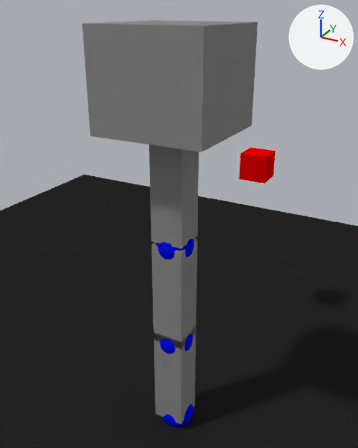
The Blender file blender/manipulator.blend, before and after one commit.
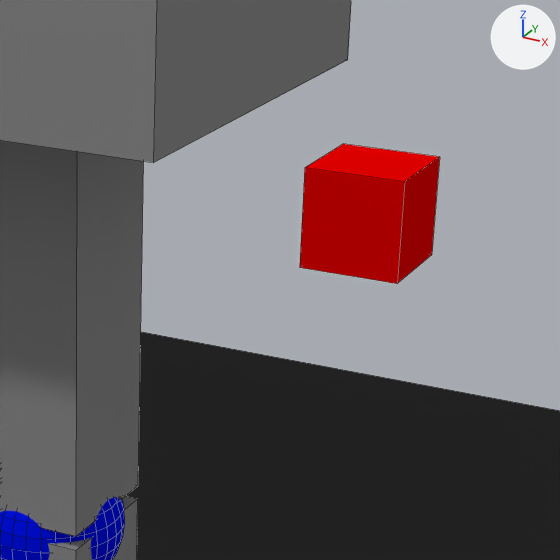
There are two pictures of each version: one whole from a 50 mm lens placed at (1.93, -3.431, 3.919), pointed at (-0.321, 0.661, 1.873), one close up on the part from 45% to 86% of the width and 25% to 57% of the height. The axes (+X, +Y, +Z) are drawn at upper right. The lights are the same throughout. The close-ups show mesh edges as thin lines.

The scene before the commit, as lines of its bpy script (objects in view):
```python
me_cube_001 = bpy.data.meshes.new('Cube.001')
me_cube_001.from_pydata(...)  # a box spanning x -0.148..0.148, y -0.148..0.148, z 0.022..1.022
me_cube_001.materials.append(mat_material_003)  # grey #8b8b8b
me_cube_007 = bpy.data.meshes.new('Cube.007')
me_cube_007.from_pydata(...)  # a box spanning x -0.157..0.157, y -0.157..0.157, z -0.157..0.157
me_cube_007.materials.append(mat_material_001)  # red #e70000
me_sphere_005 = bpy.data.meshes.new('Sphere.005')
me_sphere_005.from_pydata(...)  # a UV sphere (32 segments, 16 rings, poles along z) spanning x -0.17..0.17, y -0.17..0.17, z -0.17..0.17
me_sphere_005.materials.append(mat_material)  # blue #0011e7
ob_arm_1 = bpy.data.objects.new('Arm_1', me_cube_001)
ob_arm_1.location = (0.0, 0.0, 1.0)
ob_node_2 = bpy.data.objects.new('Node_2', me_sphere_005)
ob_node_2.location = (0.0, 0.0, 2.0)
ob_targetpoint = bpy.data.objects.new('TargetPoint', me_cube_007)
ob_targetpoint.location = (0.009, 1.982, 2.197)
# also in view: 'Arm_2' at (0.0, 0.0, 2.556); 'Arm_3' at (0.0, 0.0, 3.408); 'Plane' at (0.0, 0.0, 0.0)
```
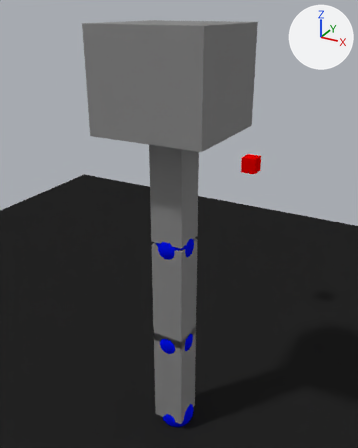
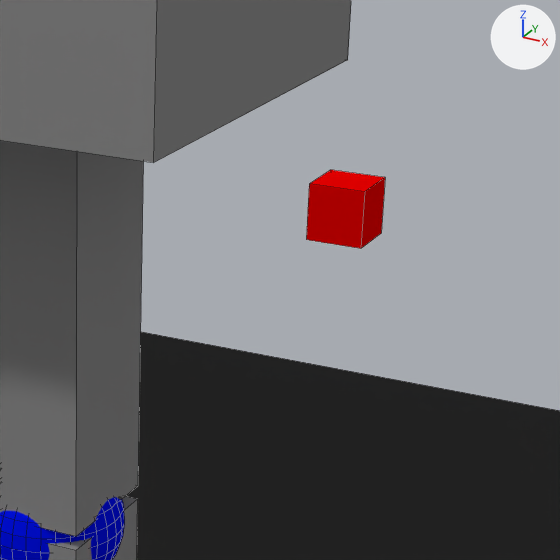
What changed in the scene script:
```text
Change ob_targetpoint:
    ob_targetpoint.location: (0.009, 1.982, 2.197) -> (-0.068, 1.982, 2.197)
    ob_targetpoint.scale: (1.0, 1.0, 1.0) -> (0.567, 0.567, 0.567)
```

Where the change shows, as pixel boxes [x1, y1, x2, y2] in the close-ups (560 x 560 px):
'TargetPoint', moved, rescaled (43% narrower, 43% shorter): before [300, 144, 440, 284]; after [306, 170, 385, 249]
